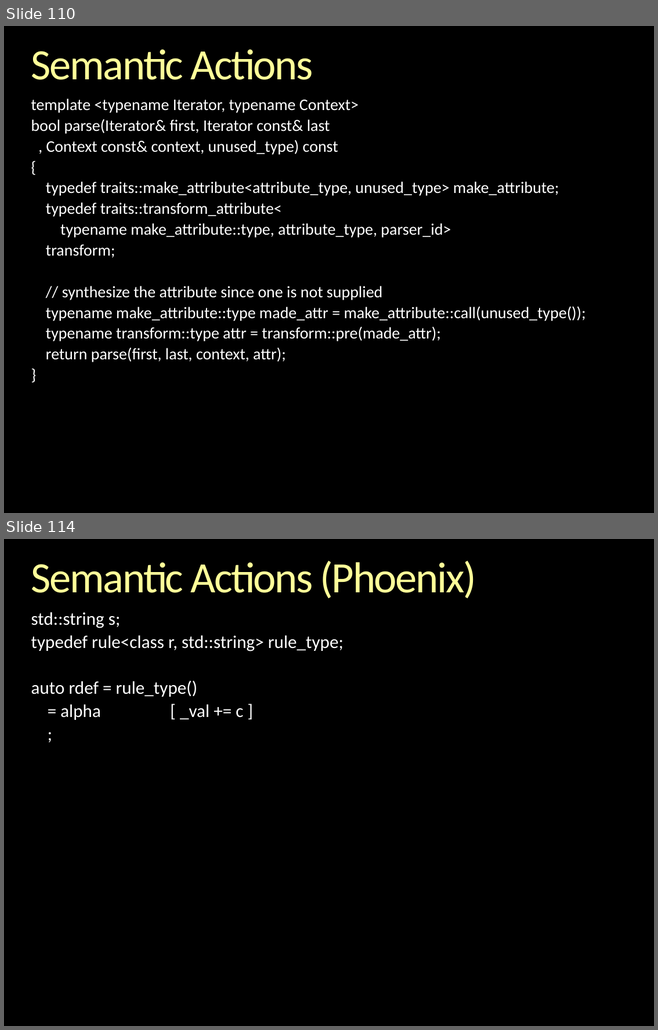
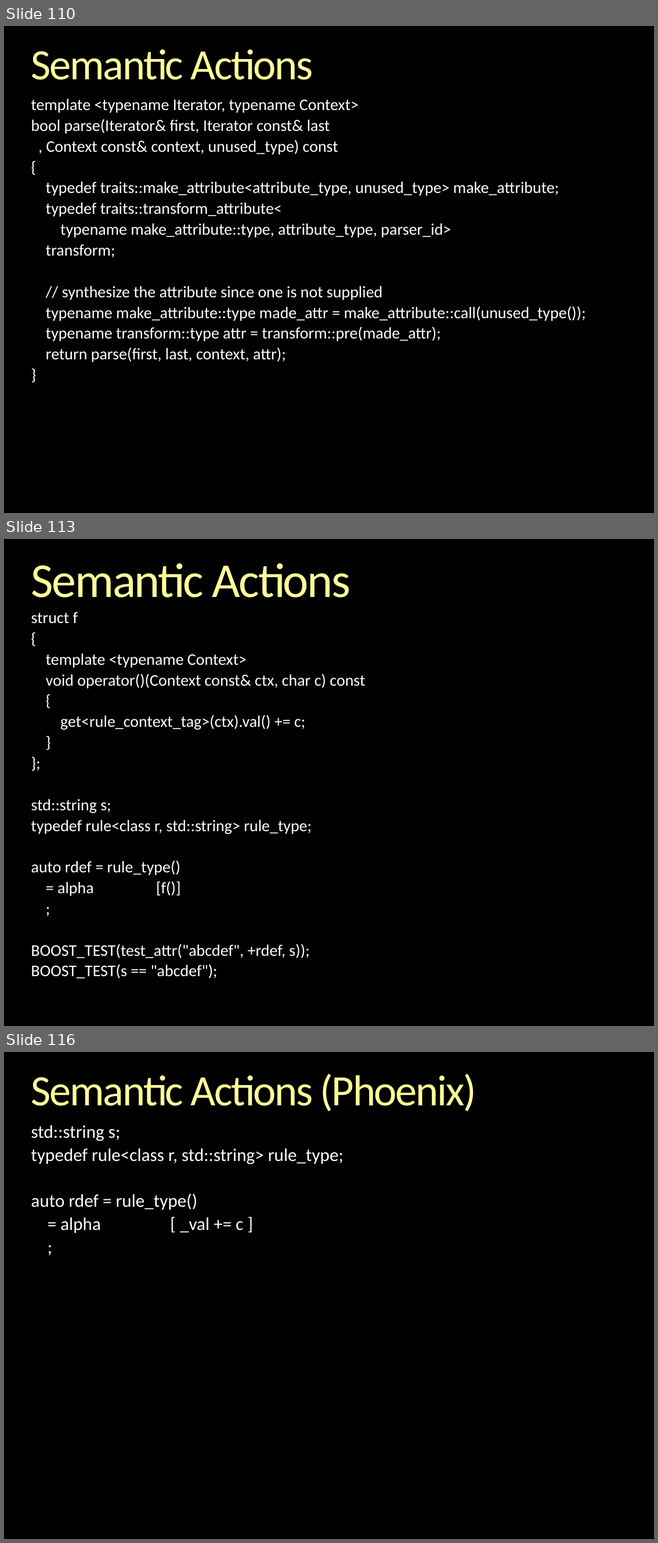
Before and after one commit to boostorg/spirit, a slide deck: libs/spirit/doc/cppnow_2013/Inside Spirit X3.pptx. Shown one above the other, each under a label of ours: slides 110 and 114 before the commit, slides 110, 113 and 116 after it; the slides between them are not shown. The pictures are 658x1030 and 658x1543 pixels, drawn with LibreOffice and Linux fonts; fonts in the diff are those of the drawing; background and template pictures are left out. Boxes give left, top, right and bottom in pixels: in the first picture for what was removed or moved away, otherwise in the second. Text is boxed around its words. In the diff, an @@ line names an element or a change of style, - is before the commit and + after.

```diff
--- a/libs/spirit/doc/cppnow_2013/Inside Spirit X3.pptx
+++ b/libs/spirit/doc/cppnow_2013/Inside Spirit X3.pptx
@@ slide 113 added at bbox=[4, 539, 654, 1026], background picture (left out) @@
@@ title added at bbox=[31, 563, 351, 598], 54 pt, text gradient #FFFFB9 to #FFFF99 to #F6AE1E @@
+Semantic Actions
@@ text added at bbox=[31, 611, 365, 979], 18 pt, text #FFFFFF @@
+struct f
+{
+template <typename Context>
+void operator()(Context const& ctx, char c) const
+{
+get<rule_context_tag>(ctx).val() += c;
+}
+};
+std::string s;
+typedef rule<class r, std::string> rule_type;
+auto rdef = rule_type()
+= alpha [f()]
+;
+BOOST_TEST(test_attr("abcdef", +rdef, s));
+BOOST_TEST(s == "abcdef");
@@ what was slide 114 is now slide 116 @@
```
Also in this commit, not shown: 8 slides changed, 1 other slide added, 5 other files.
